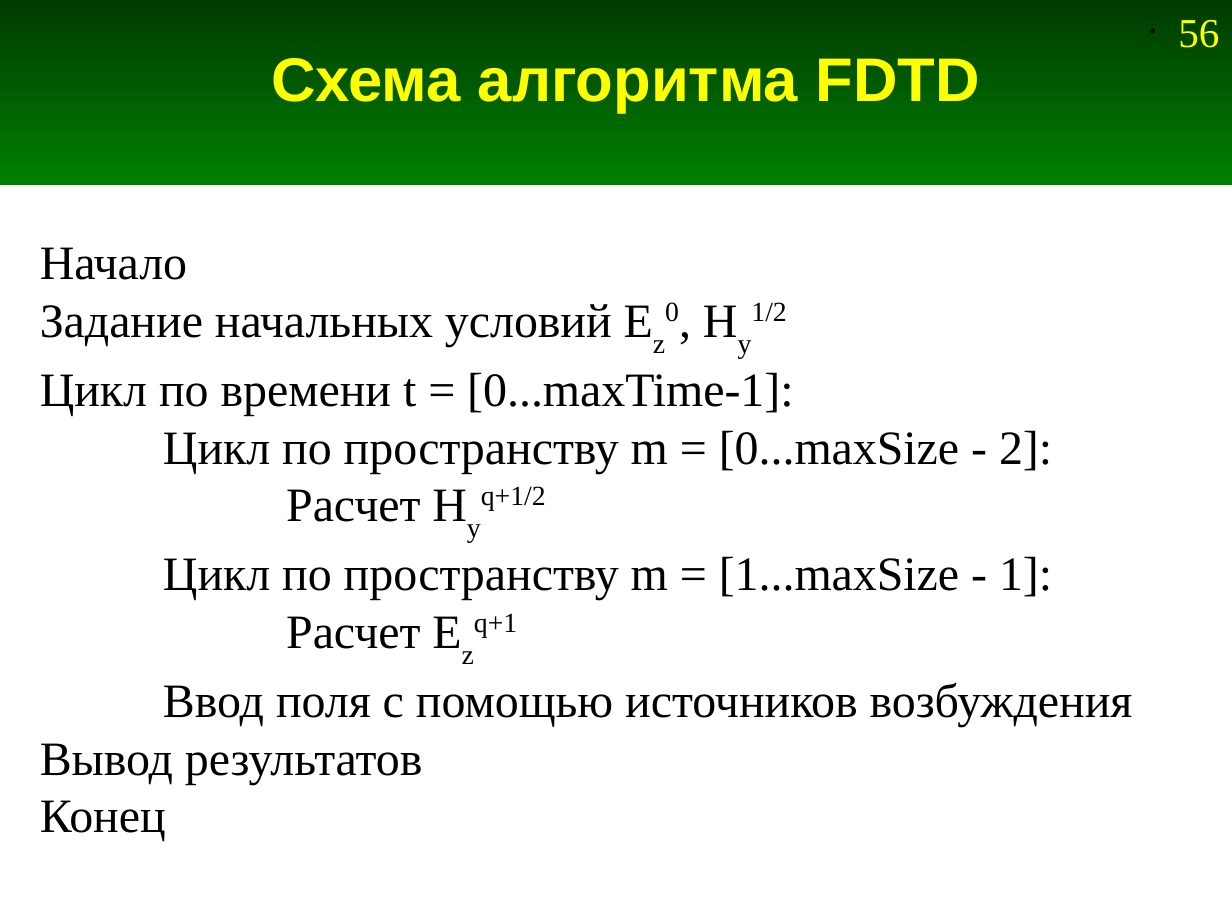
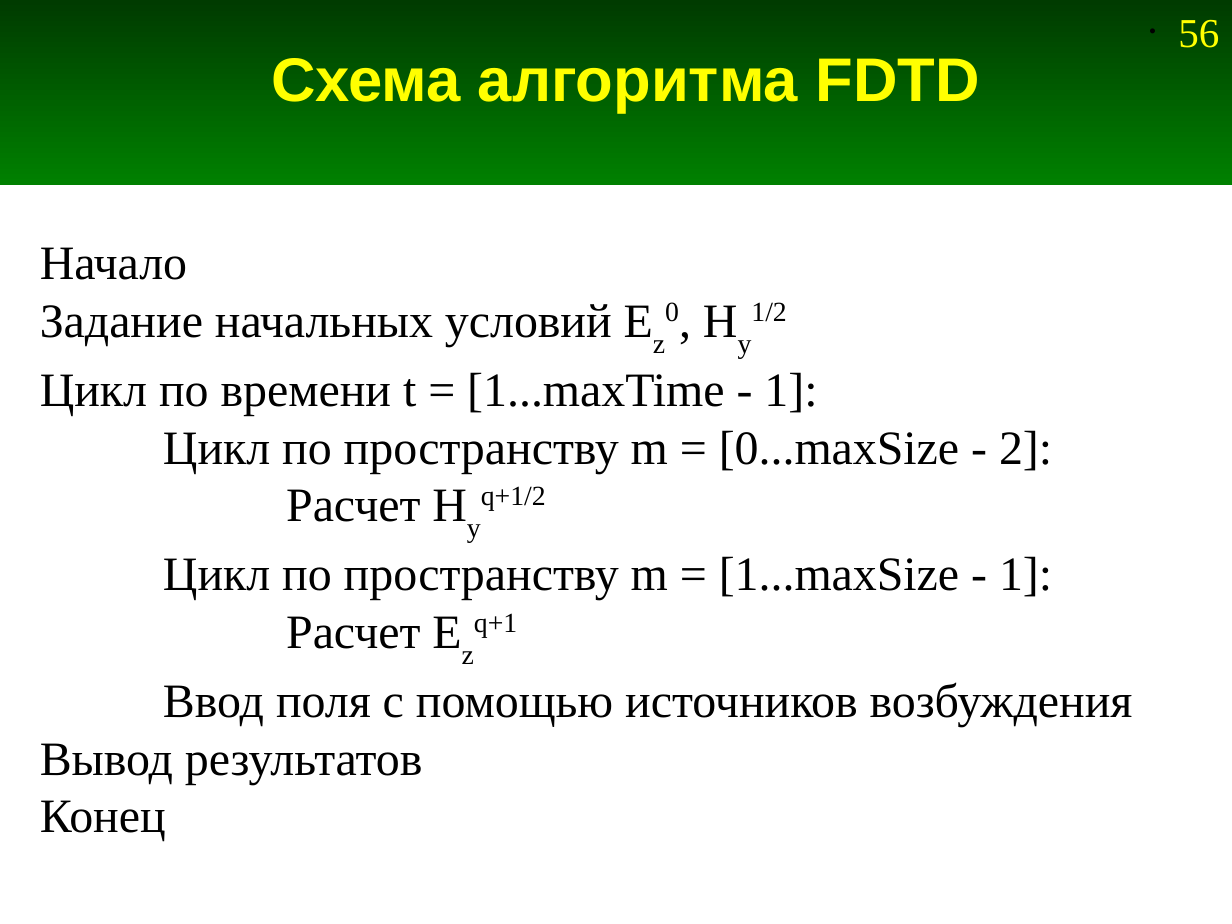
Before and after one commit to andris0147sv/modelling, a slide deck: slide 56 of presentations/2. FDTD.odp. Drawn at 1232x924 pixels with LibreOffice and Linux fonts; fonts in the diff are those of the drawing. Boxes give left, top, right and bottom in pixels: in the first picture for what was removed or moved away, otherwise in the second. Text is boxed around its words. In the diff, an @@ line names an element or a change of style, - is before the commit and + after.

```diff
--- a/presentations/2. FDTD.odp
+++ b/presentations/2. FDTD.odp
@@ text at box(40, 372, 817, 416): text changed @@
-Цикл по времени t = [0...maxTime-1]:
+Цикл по времени t = [1...maxTime - 1]:
```
Also in this commit, not shown: 1 slide removed, 12 other files.
